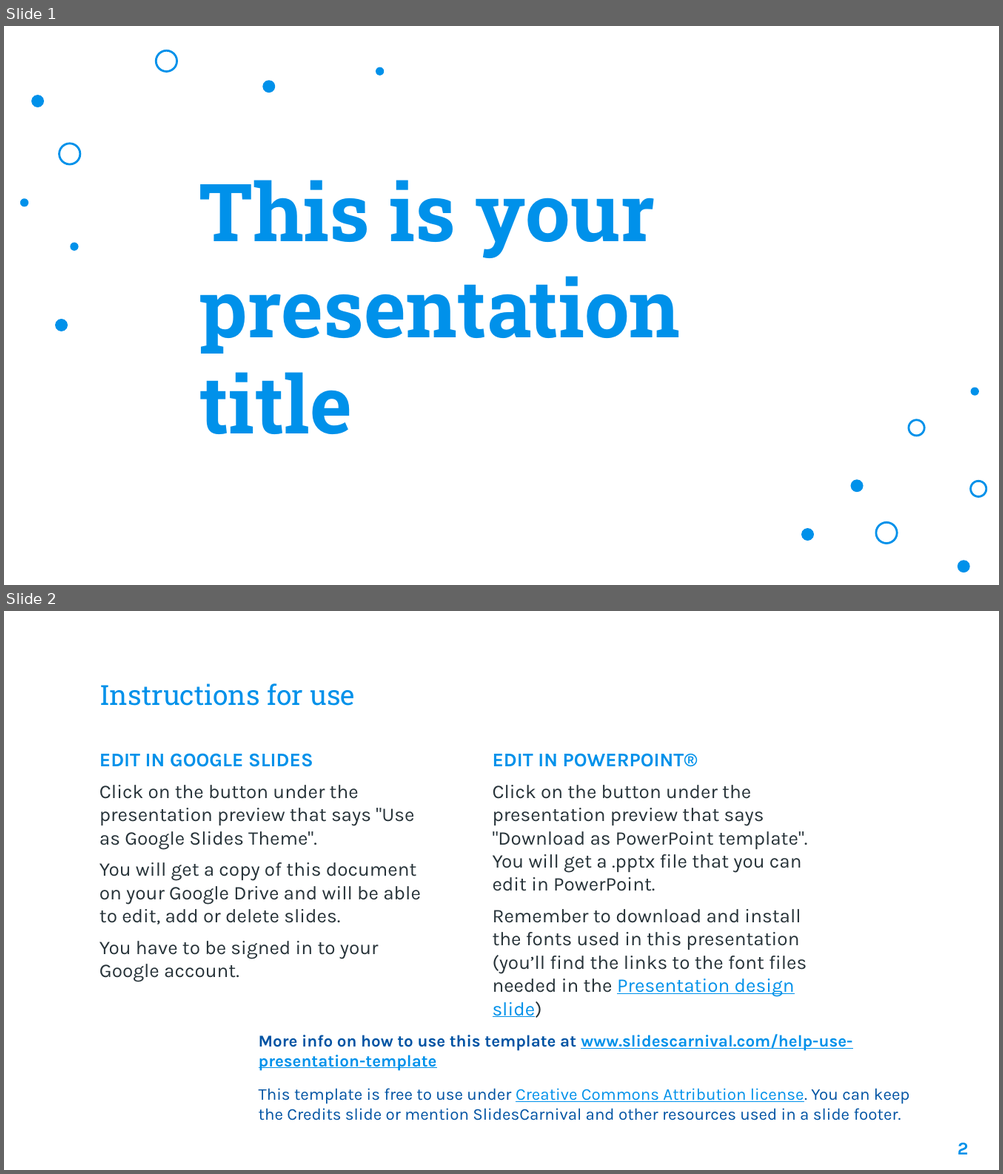
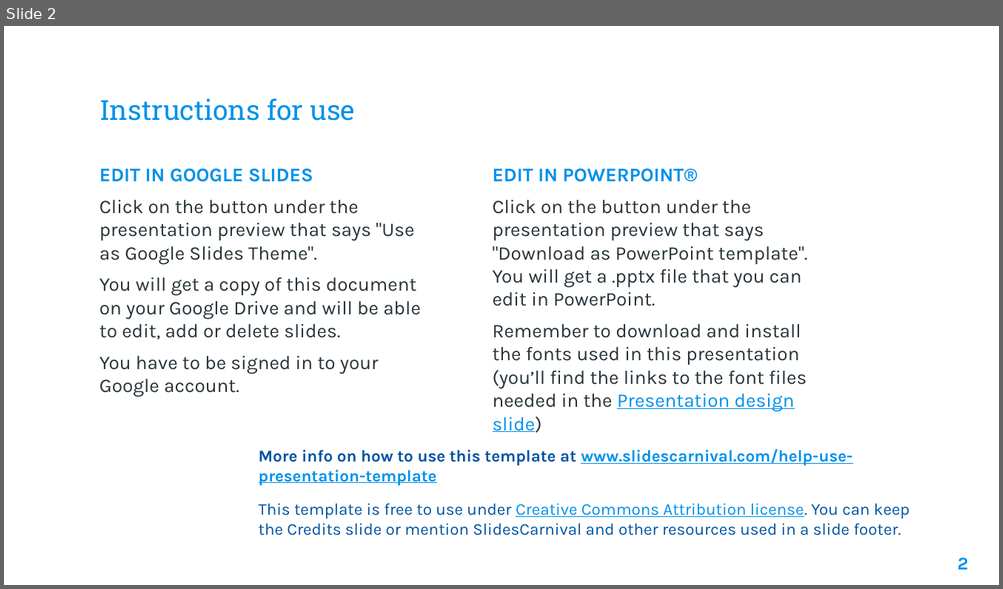
Before and after one commit to cadelau/to414group4, a slide deck: Potential_Deck.pptx. Shown one above the other, each under a label of ours: slides 1 and 2 before the commit, slide 2 after it. The pictures are 1003x1174 and 1003x589 pixels, drawn with LibreOffice and Linux fonts; fonts in the diff are those of the drawing; background and template pictures are left out. Boxes give left, top, right and bottom in pixels: in the first picture for what was removed or moved away, otherwise in the second. Text is boxed around its words. In the diff, an @@ line names an element or a change of style, - is before the commit and + after.

Commit message:
update

```diff
--- a/Potential_Deck.pptx
+++ b/Potential_Deck.pptx
@@ slide 1 removed at (x1=4, y1=26, x2=999, y2=585), background picture (left out) @@
@@ ellipse removed at (x1=156, y1=51, x2=177, y2=72) @@
@@ ellipse removed at (x1=377, y1=67, x2=383, y2=74) @@
@@ ellipse removed at (x1=264, y1=82, x2=275, y2=92) @@
@@ ellipse removed at (x1=33, y1=96, x2=44, y2=106) @@
@@ ellipse removed at (x1=59, y1=144, x2=79, y2=164) @@
@@ title removed at (x1=199, y1=180, x2=680, y2=434) @@
-This is your presentation title
@@ ellipse removed at (x1=21, y1=200, x2=27, y2=206) @@
@@ ellipse removed at (x1=71, y1=244, x2=77, y2=249) @@
@@ ellipse removed at (x1=56, y1=321, x2=67, y2=330) @@
@@ ellipse removed at (x1=972, y1=389, x2=978, y2=395) @@
@@ ellipse removed at (x1=908, y1=420, x2=924, y2=436) @@
@@ ellipse removed at (x1=851, y1=480, x2=862, y2=491) @@
@@ ellipse removed at (x1=970, y1=482, x2=986, y2=497) @@
@@ ellipse removed at (x1=802, y1=529, x2=813, y2=540) @@
@@ ellipse removed at (x1=875, y1=523, x2=896, y2=544) @@
@@ ellipse removed at (x1=958, y1=561, x2=969, y2=571) @@
```
Also in this commit, not shown: 3 slides changed, 1 slide added.
